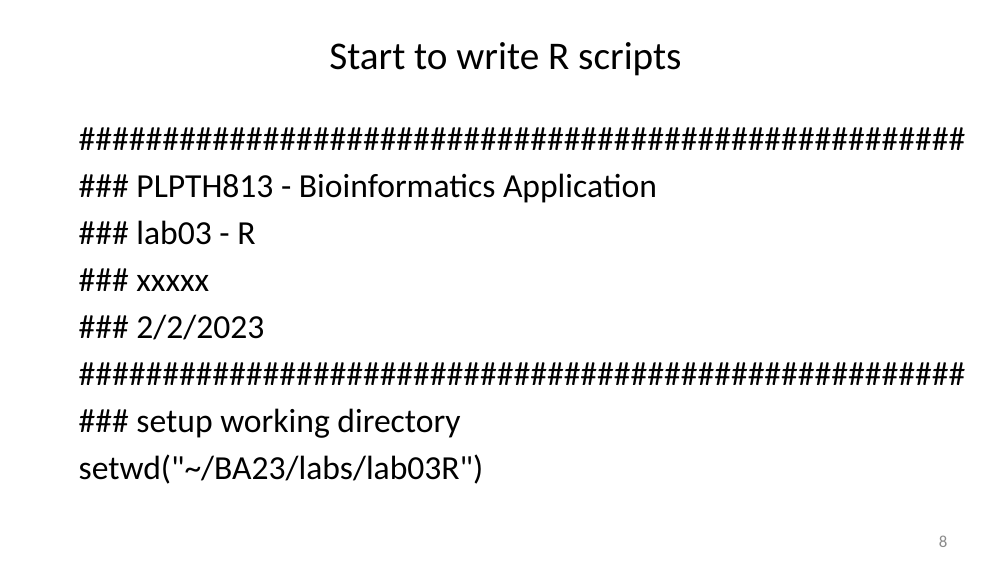
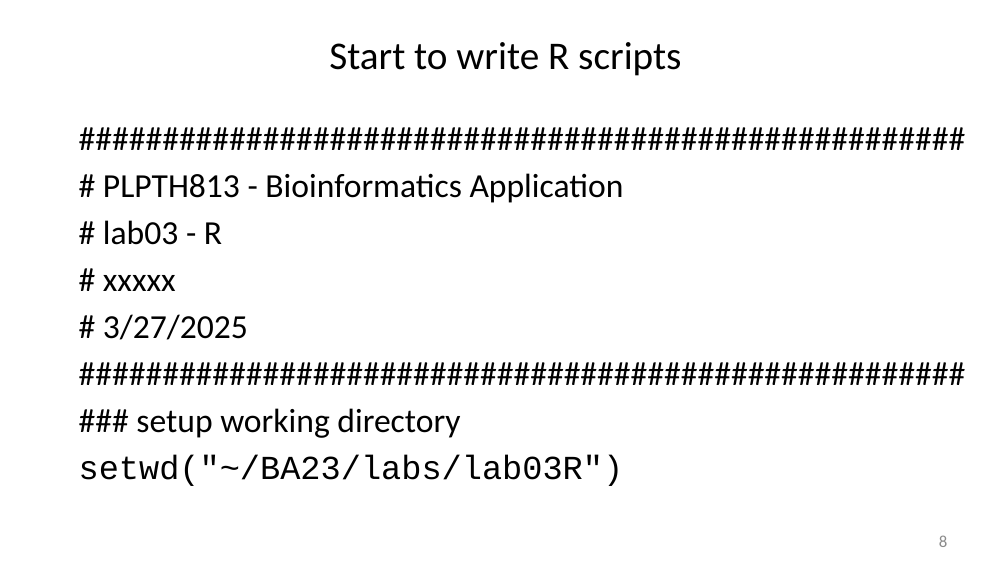
Before and after one commit to liu3zhenlab/teaching, a slide deck: slide 8 of PLPTH813Bioinformatis/2025/2_lab/lab07_R.pptx. Drawn at 1008x567 pixels with LibreOffice and Linux fonts; fonts in the diff are those of the drawing. Boxes give left, top, right and bottom in pixels: in the first picture for what was removed or moved away, otherwise in the second. Text is boxed around its words. In the diff, an @@ line names an element or a change of style, - is before the commit and + after.

```diff
--- a/PLPTH813Bioinformatis/2025/2_lab/lab07_R.pptx
+++ b/PLPTH813Bioinformatis/2025/2_lab/lab07_R.pptx
@@ text at [103, 173, 624, 340]: text changed @@
-### PLPTH813 - Bioinformatics Application
-### lab03 - R
-### xxxxx
-### 2/2/2023
+# PLPTH813 - Bioinformatics Application
+# lab03 - R
+# xxxxx
+# 3/27/2025
@@ text at [79, 455, 624, 486]: font Calibri to Courier New in "setwd("~/BA23/labs/lab03R")" @@
```
Also in this commit, not shown: 26 other slides changed, 2 other files.
